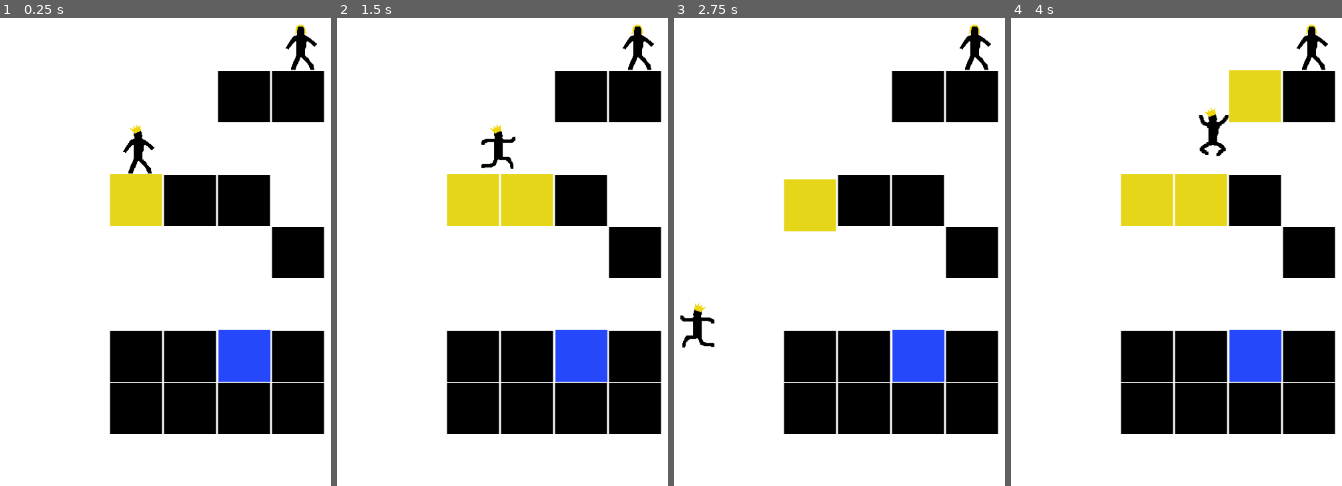
Above: before the commit, frames 1-4 (left to right).
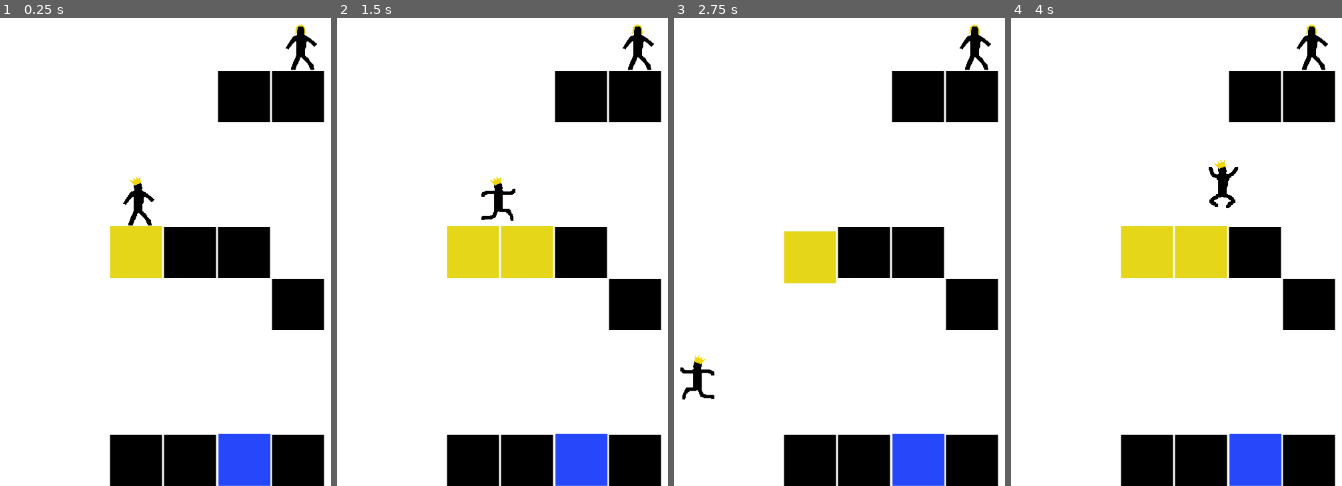
Above: after the commit, the same moments.

Repository: meburns/midas
Game: Godot game, scene res://src/levels/Level14.tscn
Same seed, same stepped clock (60 frames per second), same inputs: the game is played once before the commit and once after it. This scene is started directly instead of the project's main scene.
Inputs:
- Up to frame 1 (0.25 s): no input
- Up to frame 2 (1.5 s): tap Enter (ui_accept) at 0.5 s; hold Right (move_right) from 0.53 s (still down); tap R (refresh) at 0.6, 1.35 s; tap Space (jump) at 0.77 s
- Up to frame 3 (2.75 s): tap Space (jump) at 1.52 s; release Right (move_right) at 2.03 s; hold A (move_left) from 2.03 s (still down); tap R (refresh) at 2.1 s
- Up to frame 4 (4 s): release A (move_left) at 2.78 s; hold Right (move_right) from 2.78 s (still down); tap R (refresh) at 2.85, 3.6 s; tap Space (jump) at 3.02, 3.77 s

The runs differ from the first frame. In frame 1, 36% of the frame differs, in the area x 32-99%, y 22-100%; in frame 2, 36%; in frame 3, 37%; in frame 4, 38%, in the area x 32-99%, y 11-100%.

Commit message:
Reorganize level 14 blocks

Diff:
--- a/src/levels/Level14.tscn
+++ b/src/levels/Level14.tscn
@@ -31,10 +31,10 @@
 }
 
 [node name="Water" parent="." instance=ExtResource( 1 )]
-position = Vector2( 427, 445 )
+position = Vector2( 427, 601 )
 
 [node name="Midas" parent="." instance=ExtResource( 6 )]
-position = Vector2( 265, 133 )
+position = Vector2( 265, 211 )
 
 [node name="Sadim" parent="." instance=ExtResource( 2 )]
 position = Vector2( 508, -23 )
@@ -47,40 +47,40 @@
 current = true
 
 [node name="Block" parent="." instance=ExtResource( 4 )]
-position = Vector2( 265, 211 )
+position = Vector2( 265, 289 )
 
 [node name="Block3" parent="." instance=ExtResource( 4 )]
-position = Vector2( 508, 289 )
+position = Vector2( 508, 367 )
 
 [node name="Block5" parent="." instance=ExtResource( 4 )]
-position = Vector2( 346, 211 )
+position = Vector2( 346, 289 )
 
 [node name="Block7" parent="." instance=ExtResource( 4 )]
-position = Vector2( 265, 445 )
+position = Vector2( 265, 601 )
 
 [node name="Block8" parent="." instance=ExtResource( 4 )]
-position = Vector2( 265, 523 )
+position = Vector2( 265, 679 )
 
 [node name="Block9" parent="." instance=ExtResource( 4 )]
-position = Vector2( 346, 523 )
+position = Vector2( 346, 679 )
 
 [node name="Block10" parent="." instance=ExtResource( 4 )]
-position = Vector2( 346, 445 )
+position = Vector2( 346, 601 )
 
 [node name="Block11" parent="." instance=ExtResource( 4 )]
-position = Vector2( 508, 445 )
+position = Vector2( 508, 601 )
 
 [node name="Block12" parent="." instance=ExtResource( 4 )]
-position = Vector2( 427, 523 )
+position = Vector2( 427, 679 )
 
 [node name="Block13" parent="." instance=ExtResource( 4 )]
 position = Vector2( 427, 55 )
 
 [node name="Block14" parent="." instance=ExtResource( 4 )]
-position = Vector2( 508, 523 )
+position = Vector2( 508, 679 )
 
 [node name="Block16" parent="." instance=ExtResource( 4 )]
 position = Vector2( 508, 55 )
 
 [node name="Block17" parent="." instance=ExtResource( 4 )]
-position = Vector2( 427, 211 )
+position = Vector2( 427, 289 )
